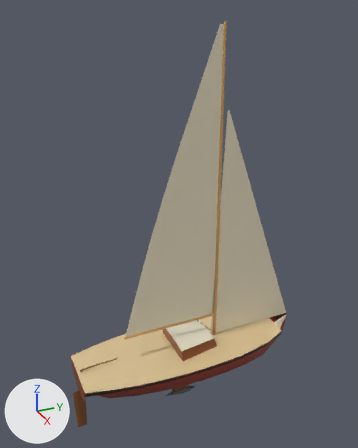
A saved change to the glTF model art/boats/keelboat.far.glb.
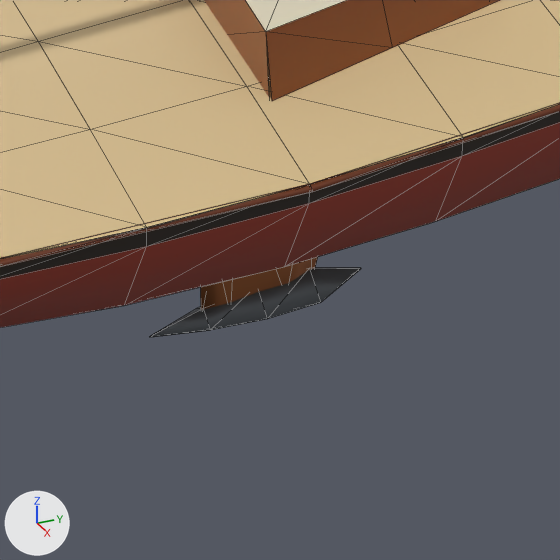
Each version is shown whole from a camera (50 mm lens) standing at (10.78, -4.88, 9.99) and looking at (-0.25, 0.09, 4.48), then close up on the part from 40% to 63% of the width and 77% to 96% of the height. Arrows for +X, +Y and +Z are at lower left; the lights stay in place. The last two pictures show the newer version. The close-ups show mesh edges as thin lines. Where no turn or scale is listed for an object, it has been applied to the vertices.

Names of what the first close-up shows: 'bulb', 'daggerboard', 'hull'.
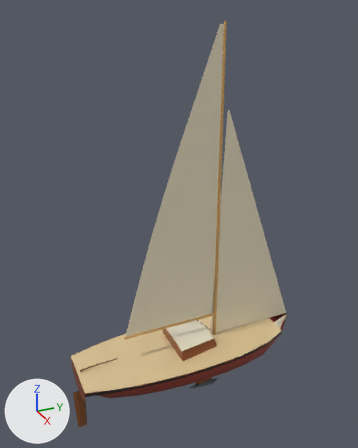
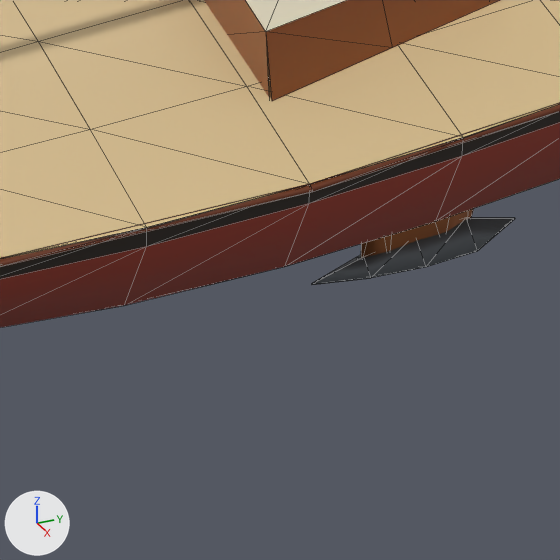
Pixel boxes (x1, y1, x2, y2) of what changed, in the close-ups (560 x 560 px):
```json
{"object": "bulb", "change": "moved", "before": [149, 268, 361, 337], "after": [312, 218, 515, 285]}
{"object": "daggerboard", "change": "moved", "before": [200, 257, 318, 310], "after": [361, 208, 474, 258]}
```

Scene script edits in JSON lines:
```json
{"op": "set", "path": "ob_daggerboard.location", "old": "(0.0, 0.1, 0.0)", "new": "(0.0, 0.9, 0.0)"}
{"op": "set", "path": "ob_bulb.location", "old": "(0.0, 0.1, 0.0)", "new": "(0.0, 0.9, 0.0)"}
```
